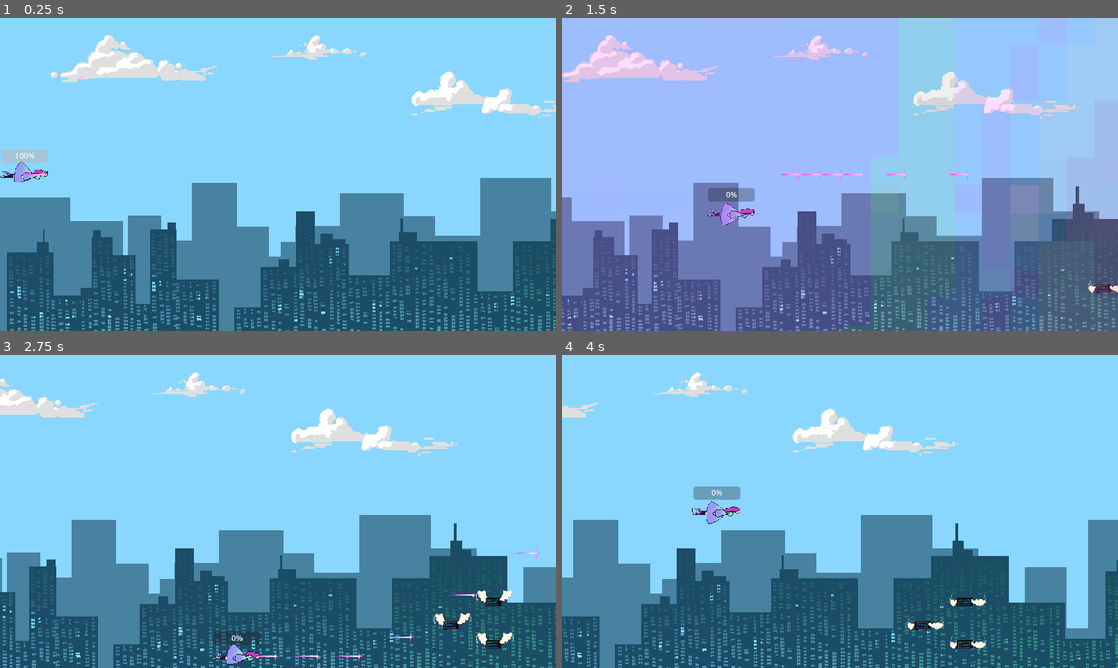
Above: before the commit, frames 1-4 (two rows, left to right).
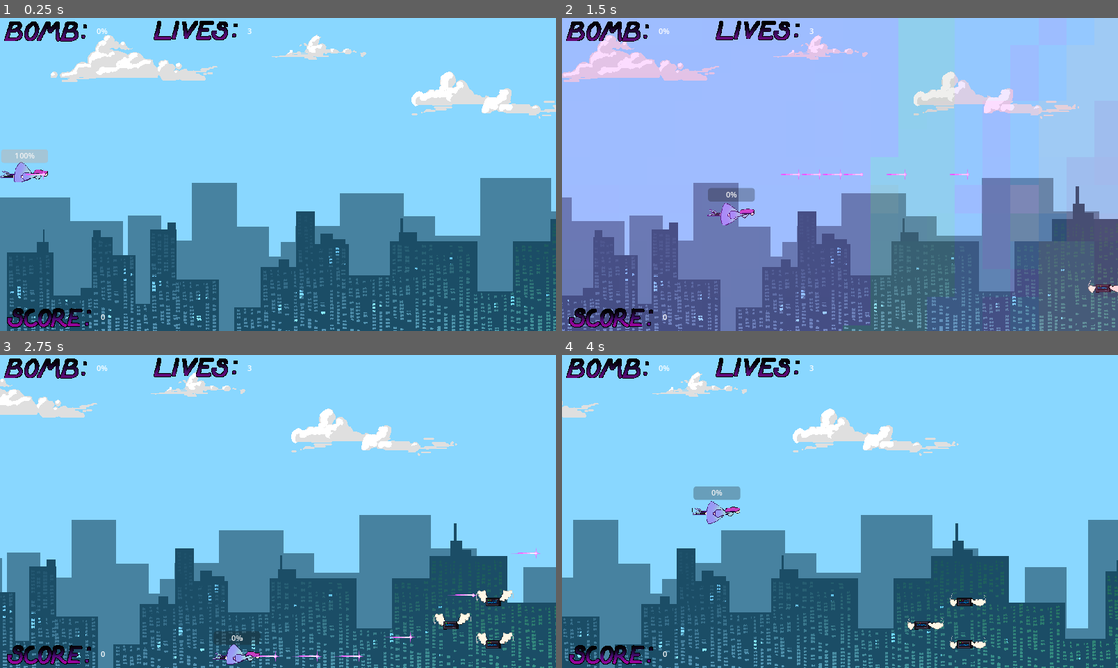
Above: after the commit, the same moments.

Repository: clenneabig/AI-KILL
Game: Godot game, scene res://Levels/level_1.tscn
The game is run twice, just before and just after one commit, with the same random seed, the same clock (stepped at 60 frames per second) and the same inputs. The engine's default icon, where the game draws it, is replaced by a stand-in: a white triangle on a blue panel in a dark square.
Inputs (mouse positions are in pixels of both pictures, inside the frame that each line leads up to):
- Up to frame 1 (0.25 s): no input
- Up to frame 2 (1.5 s): move the mouse to (962, 158) at 0.52 s; hold D (move_right) 0.53-1.28 s; hold E (bomb) 0.53-1.28 s; move the mouse to (728, 190) at 1.27 s; hold S (move_down) from 1.28 s (still down); tap E (bomb) at 1.35 s
- Up to frame 3 (2.75 s): move the mouse to (333, 442) at 2.02 s; release S (move_down) at 2.03 s; press the mouse at (333, 442) at 2.03 s; hold D (move_right) from 2.03 s (still down); tap E (bomb) at 2.3 s
- Up to frame 4 (4 s): move the mouse to (812, 574) at 2.77 s; release D (move_right) at 2.78 s; release the mouse at (812, 574) at 2.78 s; hold W (move_up) 2.78-3.53 s; tap Q (toggle_bullets) at 2.85 s; tap E (bomb) at 3.05 s; move the mouse to (1006, 558) at 3.52 s; hold A (move_left) from 3.53 s (still down); hold E (bomb) from 3.53 s (still down)

The runs differ from the first frame. In frame 1, 1.5% of the frame differs, in the area x 0-46%, y 0-99%; in frame 2, 1.5%; in frame 3, 1.5%; in frame 4, 1.5%.

Commit message:
added in game UI

Diff:
--- /dev/null
+++ b/gameUI.gd
@@ -0,0 +1,21 @@
+extends CanvasLayer
+
+@onready var player = self.get_parent()
+
+# Called when the node enters the scene tree for the first time.
+func _ready():
+	updateHealth()
+	updateBomb()
+	updateScore()
+	pass # Replace with function body.
+
+
+# Called every frame. 'delta' is the elapsed time since the previous frame.
+func _process(delta):
+	pass
+func updateHealth():
+	$Lives.text = str(player.health)
+func updateBomb():
+	pass
+func updateScore():
+	$Score.text = str(player.score)
--- /dev/null
+++ b/gameUI.tscn
@@ -0,0 +1,32 @@
+[gd_scene load_steps=2 format=3 uid="uid://ch6gqvnrnpnfk"]
+
+[ext_resource type="Texture2D" uid="uid://bmvpsdakirumv" path="res://assets/ui.png" id="1_upqks"]
+
+[node name="CanvasLayer" type="CanvasLayer"]
+
+[node name="TextureRect" type="TextureRect" parent="."]
+offset_right = 1920.0
+offset_bottom = 1080.0
+scale = Vector2(0.6, 0.6)
+texture = ExtResource("1_upqks")
+
+[node name="Score" type="Label" parent="."]
+offset_left = 208.0
+offset_top = 608.0
+offset_right = 248.0
+offset_bottom = 634.0
+text = "0"
+
+[node name="Lives" type="Label" parent="."]
+offset_left = 512.0
+offset_top = 16.0
+offset_right = 552.0
+offset_bottom = 39.0
+text = "0"
+
+[node name="Bomb" type="Label" parent="."]
+offset_left = 200.0
+offset_top = 16.0
+offset_right = 240.0
+offset_bottom = 42.0
+text = "0%"
--- a/player.gd
+++ b/player.gd
@@ -15,6 +15,8 @@
 var power = 0
 var powerlevel = 1
 
+@onready var UI = $CanvasLayer
+@onready var bar = $ProgressBar
 #sounds
 var powerupsfx = preload("res://assets/sfx/levelup_joaojanz.wav")
 var shootsfx  = preload("res://assets/sfx/playerbulletfire_hootavi.wav")
@@ -44,6 +46,7 @@
 	$GrazeArea.monitorable = true
 # Called every frame. 'delta' is the elapsed time since the previous frame.
 func _process(delta):
+	UI.updateScore();
 	$Player.play()
 	var velocity = Vector2.ZERO # The player's movement vector.
 	if Input.is_action_pressed("move_right"):
@@ -64,6 +67,7 @@
 	if Input.is_action_pressed("bomb") and $ProgressBar.value == 100:
 		bomb.emit()
 		$ProgressBar.value = 0
+		UI.updateBomb();
 
 	if Input.is_action_just_pressed("toggle_bullets"):
 		bullets = not bullets
@@ -157,6 +161,7 @@
 		$AudioStreamPlayer.stream = hurtsfx
 		$AudioStreamPlayer.play()
 		health -= 1
+		UI.updateHealth();
 		hit.emit()
 		if health <= 0:
 			print("deaded")
--- a/player.tscn
+++ b/player.tscn
@@ -1,11 +1,13 @@
-[gd_scene load_steps=17 format=3 uid="uid://dmld4sshhilmo"]
+[gd_scene load_steps=19 format=3 uid="uid://dmld4sshhilmo"]
 
 [ext_resource type="Script" path="res://player.gd" id="1_ddabx"]
 [ext_resource type="Texture2D" uid="uid://b4e1b1jgn7nup" path="res://assets/aiplayer_spritesheet.png" id="2_6h5vl"]
+[ext_resource type="Script" path="res://gameUI.gd" id="2_w7acc"]
 [ext_resource type="Script" path="res://SpriteBox.gd" id="3_77htn"]
 [ext_resource type="Script" path="res://bomb.gd" id="3_n6vr3"]
-[ext_resource type="PackedScene" uid="uid://bpjs00j7t4ni7" path="res://blinker.tscn" id="5_hns8k"]
-[ext_resource type="Texture2D" uid="uid://cfj56wa8vvj0c" path="res://assets/bullets/playerbullets/aibullet3.png" id="5_kqjkg"]
+[ext_resource type="Texture2D" uid="uid://bmvpsdakirumv" path="res://assets/ui.png" id="3_ou080"]
+[ext_resource type="PackedScene" path="res://blinker.tscn" id="5_hns8k"]
+[ext_resource type="Texture2D" uid="uid://bgw6p2t27abp7" path="res://assets/bullets/playerbullets/aibullet3.png" id="5_kqjkg"]
 
 [sub_resource type="RectangleShape2D" id="RectangleShape2D_o5713"]
 size = Vector2(97, 45)
@@ -66,9 +68,39 @@
 [sub_resource type="CircleShape2D" id="CircleShape2D_geqy1"]
 radius = 20.0
 
-[node name="Player" type="Area2D"]
+[node name="Player" type="Area2D" groups=["Player"]]
 script = ExtResource("1_ddabx")
 metadata/_edit_group_ = true
+
+[node name="CanvasLayer" type="CanvasLayer" parent="."]
+script = ExtResource("2_w7acc")
+
+[node name="TextureRect" type="TextureRect" parent="CanvasLayer"]
+offset_right = 1920.0
+offset_bottom = 1080.0
+scale = Vector2(0.6, 0.6)
+texture = ExtResource("3_ou080")
+
+[node name="Score" type="Label" parent="CanvasLayer"]
+offset_left = 208.0
+offset_top = 608.0
+offset_right = 248.0
+offset_bottom = 634.0
+text = "0"
+
+[node name="Lives" type="Label" parent="CanvasLayer"]
+offset_left = 512.0
+offset_top = 16.0
+offset_right = 552.0
+offset_bottom = 39.0
+text = "0"
+
+[node name="Bomb" type="Label" parent="CanvasLayer"]
+offset_left = 200.0
+offset_top = 16.0
+offset_right = 240.0
+offset_bottom = 42.0
+text = "0%"
 
 [node name="GrazeArea" type="Area2D" parent="."]
 
